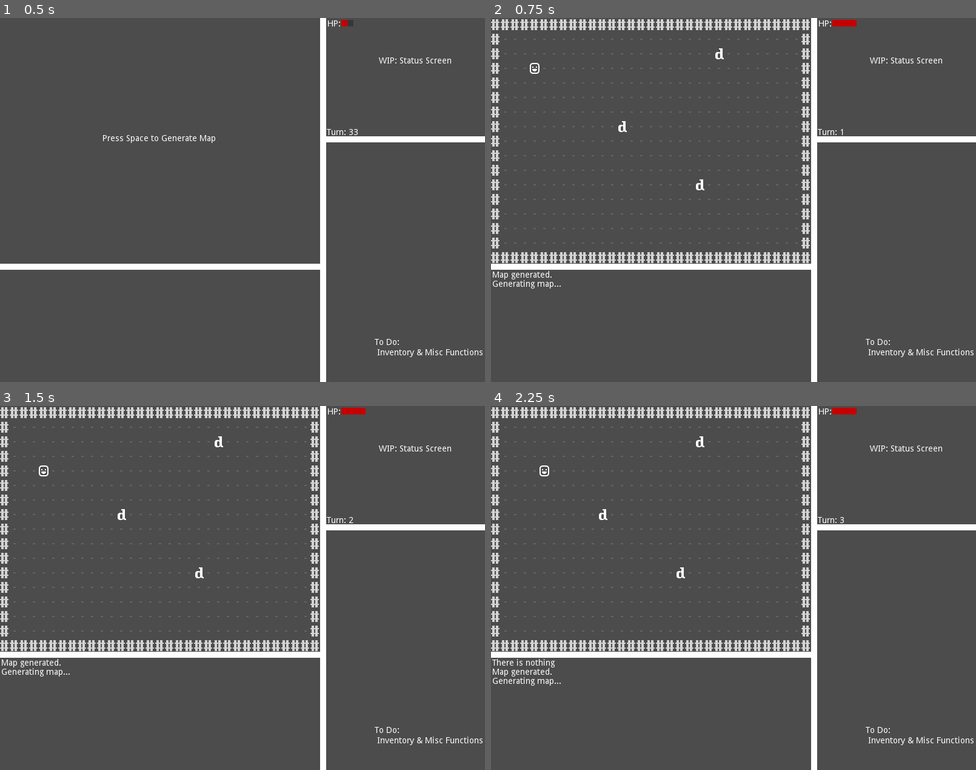
Above: before the commit, frames 1-4 (two rows, left to right).
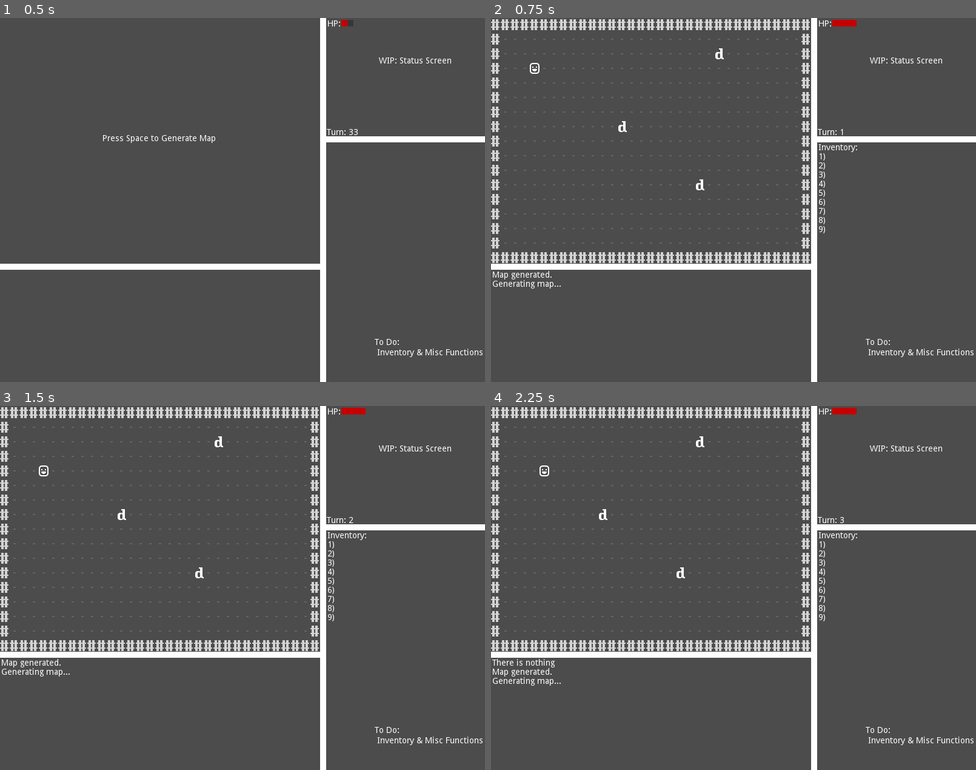
Above: after the commit, the same moments.

Repository: Zedalgo/GodotRogueSD
Game: Godot game, scene res://scene/main/MainScene.tscn
Same seed, same stepped clock (60 frames per second), same inputs: the game is played once before the commit and once after it.
Inputs (mouse positions are in pixels of both pictures, inside the frame that each line leads up to):
- Up to frame 1 (0.5 s): no input
- Up to frame 2 (0.75 s): tap Space (start_game) at 0.5 s; move the mouse to (840, 181) at 0.52 s; hold Right (move_right) from 0.53 s (still down); hold Space (start_game) from 0.53 s (still down)
- Up to frame 3 (1.5 s): move the mouse to (145, 606) at 1.27 s; release Right (move_right) at 1.28 s; release Space (start_game) at 1.28 s; hold Down (move_down) from 1.28 s (still down); tap G (get) at 1.35 s
- Up to frame 4 (2.25 s): tap Space (start_game) at 1.55, 2 s; move the mouse to (782, 507) at 2.02 s; release Down (move_down) at 2.03 s; press the mouse at (782, 507) at 2.03 s; hold Right (move_right) from 2.03 s (still down)

Frame 1 is identical in both runs. In frame 2, 0.2% of the frame differs, in the area x 67-76%, y 34-60%; in frame 3, 0.2%; in frame 4, 0.2%.

Commit message:
inventory shows now

Diff:
--- a/project.godot
+++ b/project.godot
@@ -10,6 +10,7 @@
 
 _global_script_classes=[  ]
 _global_script_class_icons={
+
 }
 
 [application]
@@ -78,7 +79,7 @@
 }
 start_game={
 "deadzone": 0.5,
-"events": [ Object(InputEventKey,"resource_local_to_scene":false,"resource_name":"","device":0,"alt":false,"shift":false,"control":false,"meta":false,"command":false,"pressed":false,"scancode":32,"physical_scancode":0,"unicode":0,"echo":false,"script":null)
+"events": [ Object(InputEventKey,"resource_local_to_scene":false,"resource_name":"","device":0,"alt":false,"shift":false,"control":false,"meta":false,"command":false,"pressed":false,"scancode":32,"unicode":0,"echo":false,"script":null)
  ]
 }
 select={
@@ -88,32 +89,32 @@
 }
 move_up={
 "deadzone": 0.5,
-"events": [ Object(InputEventKey,"resource_local_to_scene":false,"resource_name":"","device":0,"alt":false,"shift":false,"control":false,"meta":false,"command":false,"pressed":false,"scancode":16777232,"physical_scancode":0,"unicode":0,"echo":false,"script":null)
+"events": [ Object(InputEventKey,"resource_local_to_scene":false,"resource_name":"","device":0,"alt":false,"shift":false,"control":false,"meta":false,"command":false,"pressed":false,"scancode":16777232,"unicode":0,"echo":false,"script":null)
  ]
 }
 move_down={
 "deadzone": 0.5,
-"events": [ Object(InputEventKey,"resource_local_to_scene":false,"resource_name":"","device":0,"alt":false,"shift":false,"control":false,"meta":false,"command":false,"pressed":false,"scancode":16777234,"physical_scancode":0,"unicode":0,"echo":false,"script":null)
+"events": [ Object(InputEventKey,"resource_local_to_scene":false,"resource_name":"","device":0,"alt":false,"shift":false,"control":false,"meta":false,"command":false,"pressed":false,"scancode":16777234,"unicode":0,"echo":false,"script":null)
  ]
 }
 move_left={
 "deadzone": 0.5,
-"events": [ Object(InputEventKey,"resource_local_to_scene":false,"resource_name":"","device":0,"alt":false,"shift":false,"control":false,"meta":false,"command":false,"pressed":false,"scancode":16777231,"physical_scancode":0,"unicode":0,"echo":false,"script":null)
+"events": [ Object(InputEventKey,"resource_local_to_scene":false,"resource_name":"","device":0,"alt":false,"shift":false,"control":false,"meta":false,"command":false,"pressed":false,"scancode":16777231,"unicode":0,"echo":false,"script":null)
  ]
 }
 move_right={
 "deadzone": 0.5,
-"events": [ Object(InputEventKey,"resource_local_to_scene":false,"resource_name":"","device":0,"alt":false,"shift":false,"control":false,"meta":false,"command":false,"pressed":false,"scancode":16777233,"physical_scancode":0,"unicode":0,"echo":false,"script":null)
+"events": [ Object(InputEventKey,"resource_local_to_scene":false,"resource_name":"","device":0,"alt":false,"shift":false,"control":false,"meta":false,"command":false,"pressed":false,"scancode":16777233,"unicode":0,"echo":false,"script":null)
  ]
 }
 debug_key={
 "deadzone": 0.5,
-"events": [ Object(InputEventKey,"resource_local_to_scene":false,"resource_name":"","device":0,"alt":false,"shift":false,"control":false,"meta":false,"command":false,"pressed":false,"scancode":39,"physical_scancode":0,"unicode":0,"echo":false,"script":null)
+"events": [ Object(InputEventKey,"resource_local_to_scene":false,"resource_name":"","device":0,"alt":false,"shift":false,"control":false,"meta":false,"command":false,"pressed":false,"scancode":39,"unicode":0,"echo":false,"script":null)
  ]
 }
 get={
 "deadzone": 0.5,
-"events": [ Object(InputEventKey,"resource_local_to_scene":false,"resource_name":"","device":0,"alt":false,"shift":false,"control":false,"meta":false,"command":false,"pressed":false,"scancode":0,"physical_scancode":71,"unicode":0,"echo":false,"script":null)
+"events": [ Object(InputEventKey,"resource_local_to_scene":false,"resource_name":"","device":0,"alt":false,"shift":false,"control":false,"meta":false,"command":false,"pressed":false,"scancode":71,"unicode":0,"echo":false,"script":null)
  ]
 }
 
--- a/scene/main/MainScene.gd
+++ b/scene/main/MainScene.gd
@@ -76,6 +76,7 @@
 			# Heal back 1 health every ten turns
 			if (player.health_current < player.health_max) && (turn_number % 10 == 0):
 				player.health_current += 1
+			update_inventory_panel()
 			update_status_screen()
 			create_corpses()
 			enemy_phase()
@@ -123,6 +124,7 @@
 		var y:int = round(rand_range(1, 15))
 		create_entity(x, y, _dwarf_scene, "dwarf", 10, 3)
 
+	update_inventory_panel()
 	update_status_screen()
 
 
@@ -216,6 +218,15 @@
 	$TurnTracker.text = "Turn: %s" % turn_number
 
 
+func update_inventory_panel():
+	$InventoryScreen.text = "Inventory:\n"
+	var empty_slot_number:int = 9 - inventory.size()
+	for i in range(inventory.size()):
+		$InventoryScreen.text = "%s%s) %s\n" % [$InventoryScreen.text, i + 1, inventory[i].item_name]
+	for i in range(empty_slot_number):
+		$InventoryScreen.text = "%s%s) \n" % [$InventoryScreen.text, (i + inventory.size()) + 1]
+
+
 func create_entity(x, y, entity_scene:PackedScene, entity_name:String, entity_health:int,
 		entity_damage:int, entity_walkable:bool = false, alive:bool = true):
 	var entity = entity_scene.instance()
--- a/scene/main/MainScene.tscn
+++ b/scene/main/MainScene.tscn
@@ -99,7 +99,7 @@
 "_edit_use_anchors_": false
 }
 
-[node name="Inventory" type="RichTextLabel" parent="."]
+[node name="InventoryScreen" type="RichTextLabel" parent="."]
 margin_left = 540.0
 margin_top = 207.0
 margin_right = 798.0
Binary file added: resource/icon.png
Not shown, added: resource/icon.png.import
